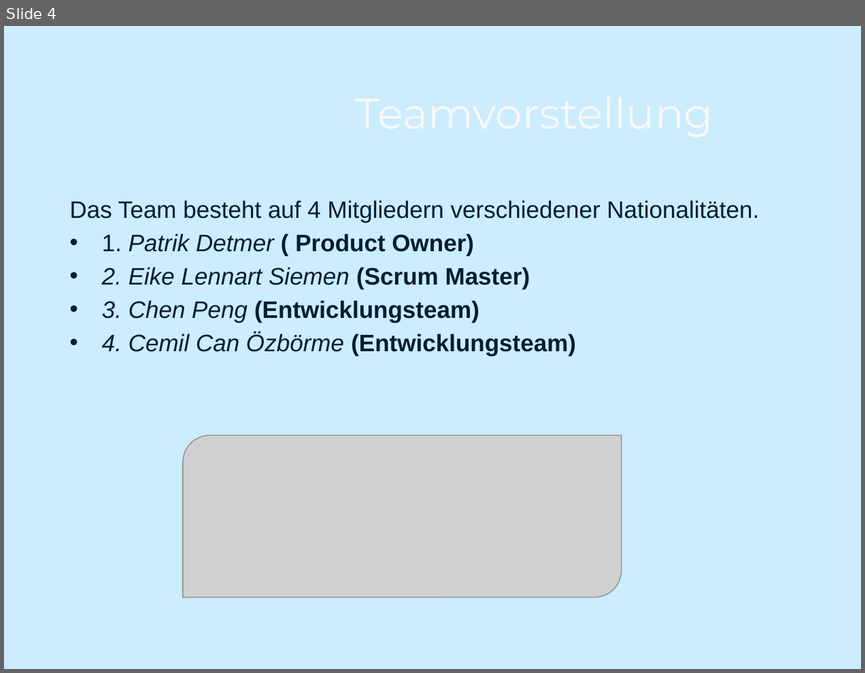
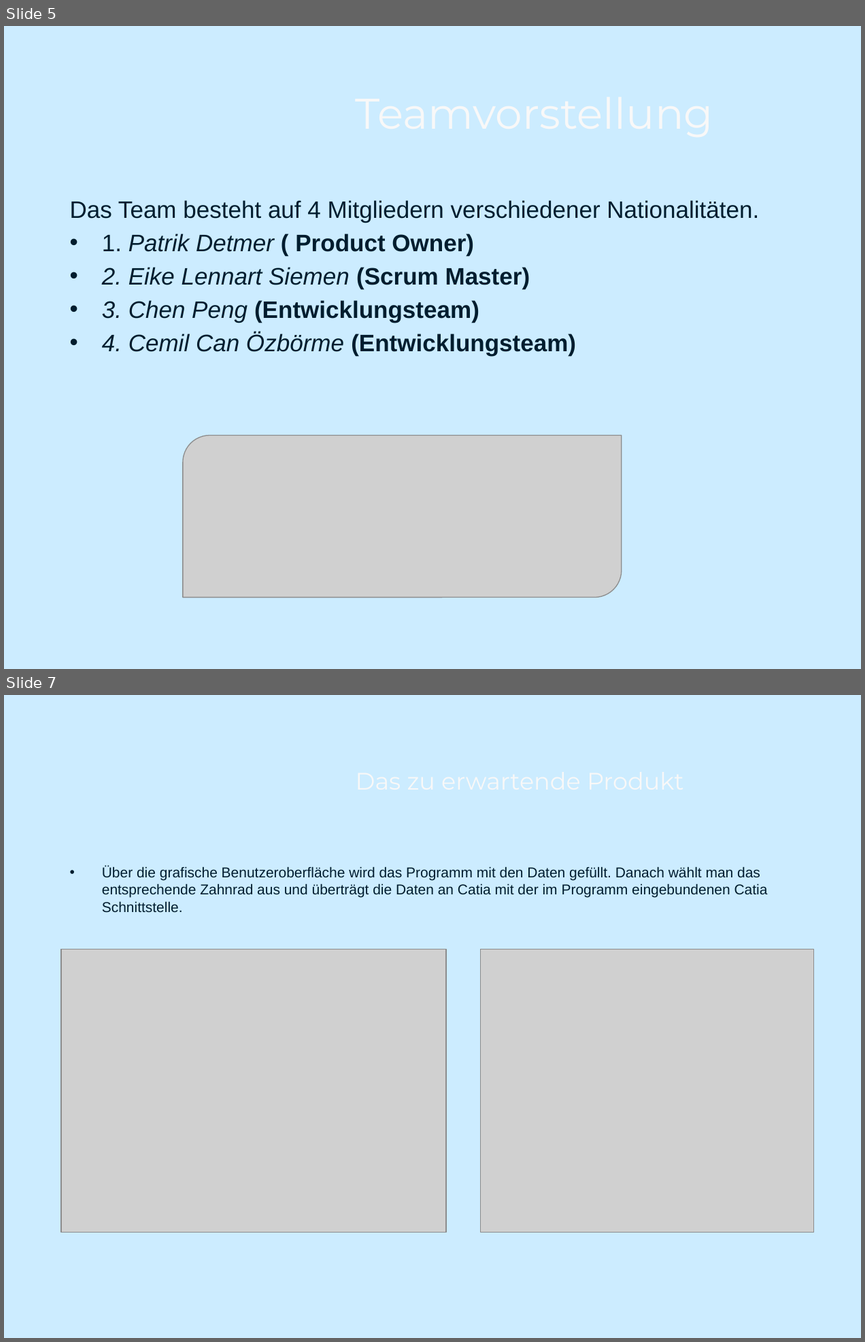
Before and after one commit to ei2131/HSP-Sprint-3, a slide deck: ZahnradHspA-main/Zahnlos GmbH & Co.pptx. Shown one above the other, each under a label of ours: slide 4 before the commit, slides 5 and 7 after it; the slides between them are not shown. The pictures are 865x673 and 865x1342 pixels, drawn with LibreOffice and Linux fonts; fonts in the diff are those of the drawing; grey boxes stand for pictures; background and template pictures are left out. Boxes give left, top, right and bottom in pixels: in the first picture for what was removed or moved away, otherwise in the second. Text is boxed around its words. In the diff, an @@ line names an element or a change of style, - is before the commit and + after.

```diff
--- a/ZahnradHspA-main/Zahnlos GmbH & Co.pptx
+++ b/ZahnradHspA-main/Zahnlos GmbH & Co.pptx
@@ slide 7 added at [4, 695, 861, 1338], background picture (left out) @@
@@ title added at [347, 731, 804, 831], 20 pt, text #F8F8F8 @@
+Das zu erwartende Produkt
@@ text added at [102, 866, 768, 912], 12 pt, text #001D2E @@
+• Über die grafische Benutzeroberfläche wird das Programm mit den Daten gefüllt. Danach wählt man das entsprechende Zahnrad aus und überträgt die Daten an Catia mit der im Programm eingebundenen Catia Schnittstelle.
@@ picture added at [61, 949, 446, 1232] @@
@@ picture added at [481, 949, 814, 1232] @@
@@ what was slide 4 is now slide 5 @@
```
Also in this commit, not shown: 5 slides changed, 2 other slides added.
